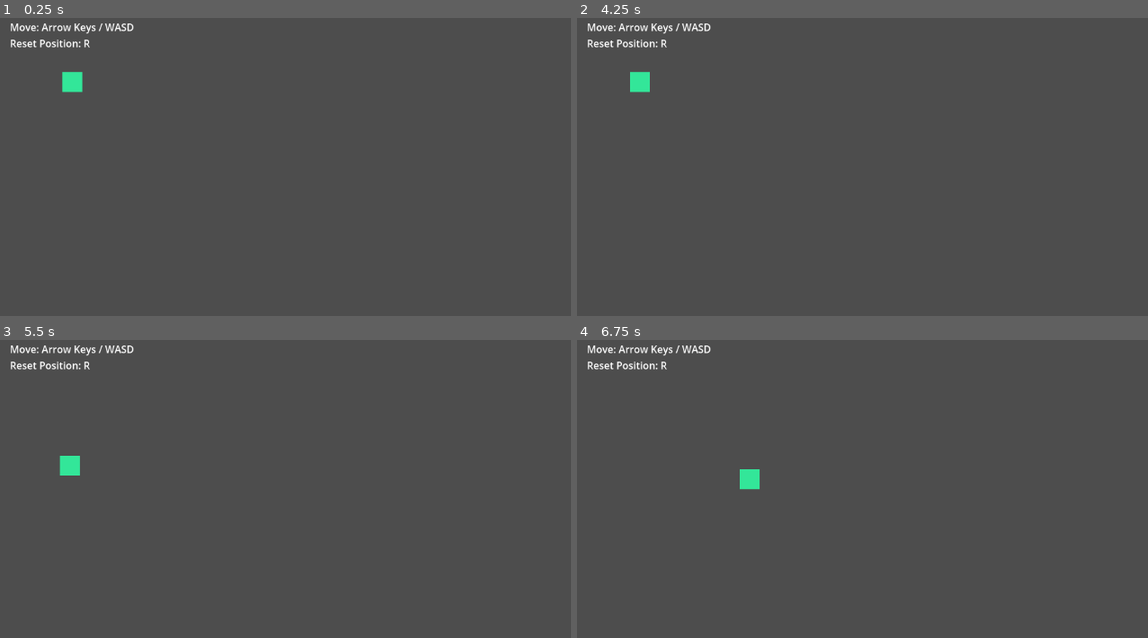
Above: before the commit, frames 1-4 (two rows, left to right).
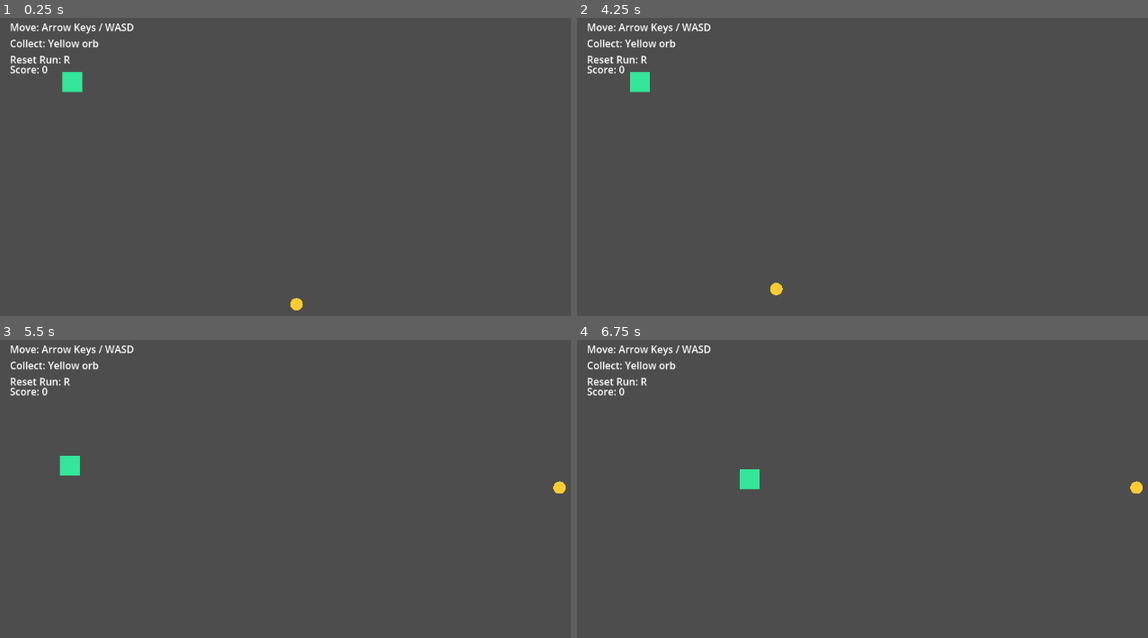
Above: after the commit, the same moments.

Repository: AyanamiKaine/GameExample
Game: Godot game, scene res://scenes/main.tscn
The game is run twice, just before and just after one commit, with the same random seed, the same clock (stepped at 60 frames per second) and the same inputs.
Inputs:
- Up to frame 1 (0.25 s): no input
- Up to frame 2 (4.25 s): tap Enter at 0.5 s; hold Right (ui_right) 0.53-1.28 s; hold Down (ui_down) 1.28-2.03 s; hold Right (ui_right) 2.03-2.78 s; hold Up (ui_up) 2.78-3.53 s; hold Left (ui_left) from 3.53 s (still down); tap R (reset_player) at 4.15 s
- Up to frame 3 (5.5 s): tap R (reset_player) at 5 s; release Left (ui_left) at 5.03 s; hold Down (ui_down) from 5.03 s (still down)
- Up to frame 4 (6.75 s): release Down (ui_down) at 5.78 s; hold Right (ui_right) 5.78-6.53 s; hold Up (ui_up) from 6.53 s (still down)

The runs differ from the first frame. In frame 1, 0.6% of the frame differs, in the area x 1-54%, y 7-99%; in frame 2, 0.6%; in frame 3, 0.6%; in frame 4, 0.6%.

Commit message:
feat: add collectible orb and score tracking
Extend the starter scene with a collectible objective and a score HUD.
Collecting the orb increments score and respawns it, and reset now restarts
both player position and score.

Diff:
--- a/scenes/main.tscn
+++ b/scenes/main.tscn
@@ -8,6 +8,13 @@
 [node name="HelpLabel" type="Label" parent="."]
 offset_left = 16.0
 offset_top = 16.0
-offset_right = 290.0
-offset_bottom = 56.0
-text = "Move: Arrow Keys / WASD\nReset Position: R"
+offset_right = 330.0
+offset_bottom = 72.0
+text = "Move: Arrow Keys / WASD\nCollect: Yellow orb\nReset Run: R"
+
+[node name="ScoreLabel" type="Label" parent="."]
+offset_left = 16.0
+offset_top = 84.0
+offset_right = 180.0
+offset_bottom = 112.0
+text = "Score: 0"
--- a/scripts/main.gd
+++ b/scripts/main.gd
@@ -4,12 +4,20 @@
 
 const PLAYER_SIZE := Vector2(32.0, 32.0)
 const PLAYER_COLOR := Color(0.2, 0.9, 0.6)
+const COLLECTIBLE_RADIUS := 10.0
+const COLLECTIBLE_COLOR := Color(1.0, 0.8, 0.2)
 
 var start_position := Vector2(100.0, 100.0)
 var player_position := Vector2(100.0, 100.0)
+var collectible_position := Vector2.ZERO
+var score := 0
+var rng := RandomNumberGenerator.new()
+
+@onready var score_label: Label = $ScoreLabel
 
 func _ready() -> void:
-	player_position = start_position
+	rng.randomize()
+	_reset_run()
 	queue_redraw()
 
 func _process(delta: float) -> void:
@@ -18,13 +26,42 @@
 		player_position += direction * speed * delta
 
 	if Input.is_action_just_pressed("reset_player"):
-		player_position = start_position
+		_reset_run()
 
 	var viewport_size := get_viewport_rect().size
 	player_position.x = clamp(player_position.x, 0.0, viewport_size.x - PLAYER_SIZE.x)
 	player_position.y = clamp(player_position.y, 0.0, viewport_size.y - PLAYER_SIZE.y)
 
+	if _is_collectible_collected():
+		score += 1
+		_update_score_label()
+		_spawn_collectible()
+
 	queue_redraw()
 
 func _draw() -> void:
 	draw_rect(Rect2(player_position, PLAYER_SIZE), PLAYER_COLOR)
+	draw_circle(collectible_position, COLLECTIBLE_RADIUS, COLLECTIBLE_COLOR)
+
+func _reset_run() -> void:
+	player_position = start_position
+	score = 0
+	_update_score_label()
+	_spawn_collectible()
+
+func _spawn_collectible() -> void:
+	var viewport_size := get_viewport_rect().size
+	collectible_position = Vector2(
+		rng.randf_range(COLLECTIBLE_RADIUS, viewport_size.x - COLLECTIBLE_RADIUS),
+		rng.randf_range(COLLECTIBLE_RADIUS, viewport_size.y - COLLECTIBLE_RADIUS)
+	)
+
+func _is_collectible_collected() -> bool:
+	var player_rect := Rect2(player_position, PLAYER_SIZE)
+	var closest_x := clamp(collectible_position.x, player_rect.position.x, player_rect.end.x)
+	var closest_y := clamp(collectible_position.y, player_rect.position.y, player_rect.end.y)
+	var closest_point := Vector2(closest_x, closest_y)
+	return closest_point.distance_to(collectible_position) <= COLLECTIBLE_RADIUS
+
+func _update_score_label() -> void:
+	score_label.text = "Score: %d" % score
